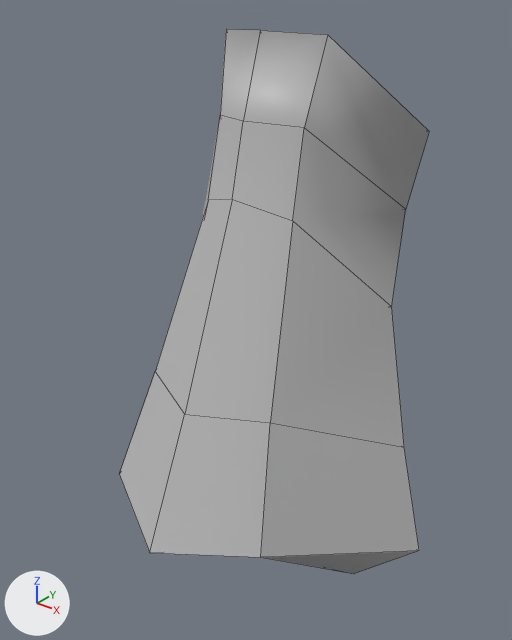
Renders of the FBX model Assets/Synty/SidekickCharacters/Resources/Meshes/Species/Humans/SK_HUMN_BASE_11_35NOSE_HU01.fbx from each side of a commit.
Camera for both pictures: a 50 mm lens placed at (0.0492, -0.1913, 1.6397), pointed at (0.0013, -0.1314, 1.6025). The lights are fixed; the arrows at lower left show +X, +Y and +Z. Mesh edges are drawn as thin lines. Where no turn or scale is listed for an object, it has been applied to the vertices.

In view in the first picture: 'SK_HUMN_BASE_11_35NOSE_HU01'.
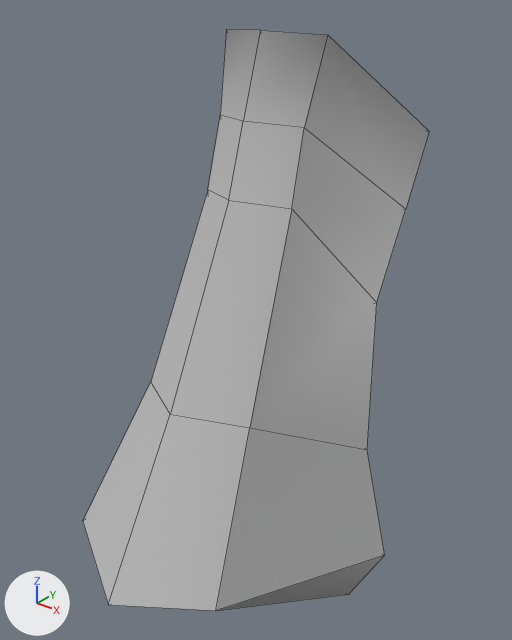
Changed parts and their boxes (x1, y1, x2, y2) in the pictures (512 x 640 px; the box of a moved part takes in the faces that stretch with it):
'SK_HUMN_BASE_11_35NOSE_HU01', reshaped, shading changed (12% wider, 7% taller)
    before: (119, 29, 429, 574)
    after: (83, 29, 429, 611)
part 1 of me_mesh, moved or reshaped
    before: (119, 126, 419, 574)
    after: (83, 126, 406, 611)
part 2 of me_mesh, shading changed
    both: (220, 29, 429, 209)

What changed in the scene script:
```text
Change me_mesh:
    used by ob_sk_humn_base_11_35nose_hu01; location = (0.0, 0.0, 0.0)
    remove me_mesh.from_pydata(...)  # 33 vertices, 32 faces; spans x -0.0235..0.0235, y -0.1498..-0.115, z 1.5662..1.6346
    add me_mesh.from_pydata(...)  # 33 vertices, 32 faces; spans x -0.019..0.019, y -0.1564..-0.115, z 1.5599..1.6346
    me_mesh part 1: 21 of 33 vertices moved; they spanned x -0.0235..0.0235, y -0.1498..-0.1239, z 1.5662..1.6178 and now span x -0.019..0.019, y -0.1564..-0.1239, z 1.5599..1.6178; mean shift (0.0, -0.0013, -0.0018); largest move (-0.0118, -0.1438, 1.5807) -> (-0.0112, -0.1507, 1.5779)
    me_mesh part 2: edges marked sharp go from 26 to 36
```
